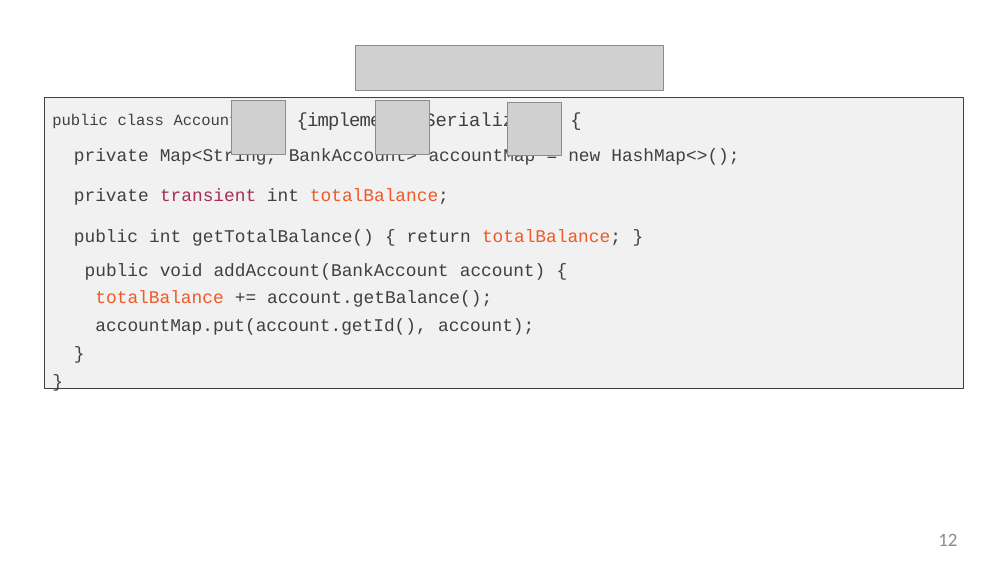
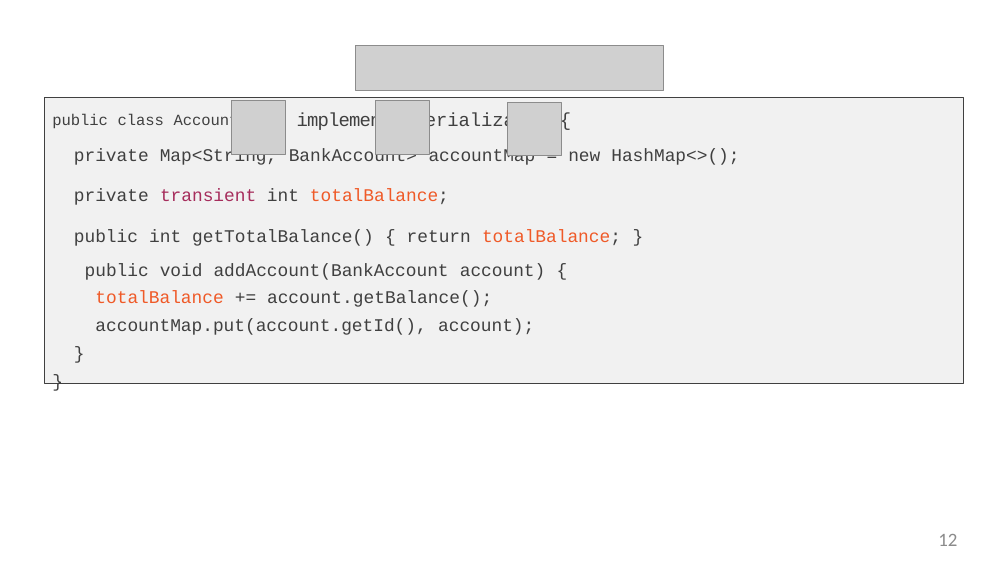
Before and after one commit to StevenJoseph19/DXC-FSD, a slide deck: slide 12 of 1. Core Java/Day 4/Slides/14. Persisting Objects with Serialization/persisting-objects-with-serialization-slides.pptx. Drawn at 1008x567 pixels with LibreOffice and Linux fonts; fonts in the diff are those of the drawing; grey boxes stand for pictures. Boxes give left, top, right and bottom in pixels: in the first picture for what was removed or moved away, otherwise in the second. Text is boxed around its words. In the diff, an @@ line names an element or a change of style, - is before the commit and + after.

```diff
--- a/1. Core Java/Day 4/Slides/14. Persisting Objects with Serialization/persisting-objects-with-serialization-slides.pptx
+++ b/1. Core Java/Day 4/Slides/14. Persisting Objects with Serialization/persisting-objects-with-serialization-slides.pptx
@@ rectangle "public class AccountGroup implements Serializable ...": place and size @@
-rectangle "public class AccountGroup implements Serializable ..." at <box>45,97,963,388</box>
+rectangle "public class AccountGroup implements Serializable ..." at <box>45,97,963,383</box>
@@ text in rectangle at <box>52,113,549,132</box>: text changed; size 18 to 25.5 pt @@
-public class AccountGroup {implements Serializable {
+public class AccountGroup implements Serializable {
```
Also in this commit, not shown: 1 other slide changed, 14 other files.
